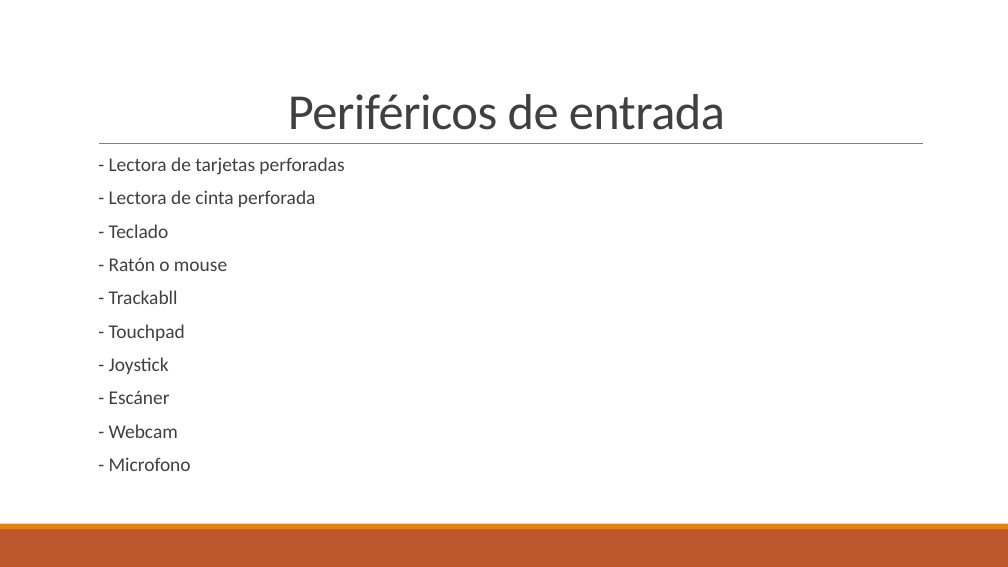
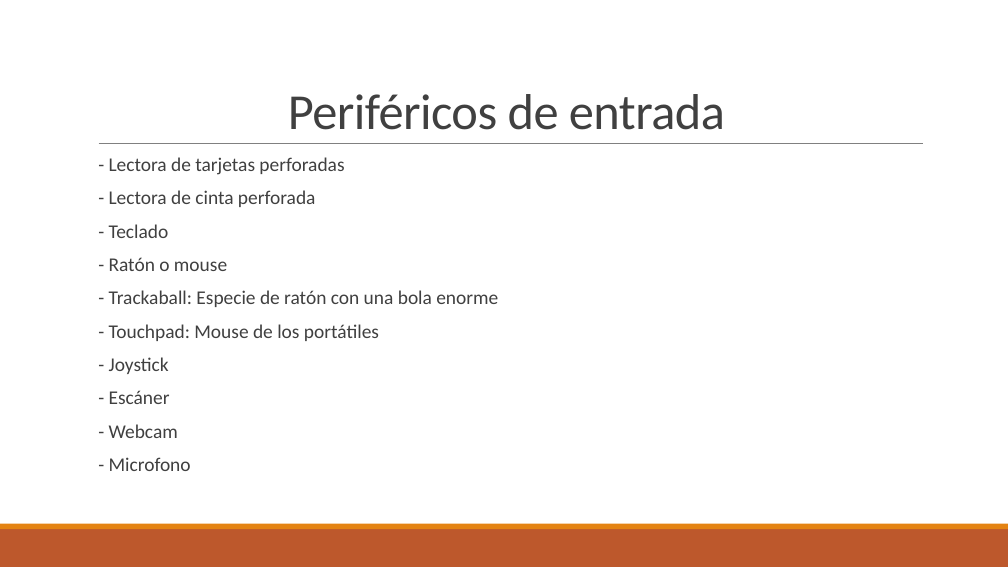
Before and after one commit to valeixosb/valeixosb.github.io, a slide deck: slide 17 of assets/curso/20_Tema.pptx. Drawn at 1008x567 pixels with LibreOffice and Linux fonts; fonts in the diff are those of the drawing. Boxes give left, top, right and bottom in pixels: in the first picture for what was removed or moved away, otherwise in the second. Text is boxed around its words. In the diff, an @@ line names an element or a change of style, - is before the commit and + after.

```diff
--- a/assets/curso/20_Tema.pptx
+++ b/assets/curso/20_Tema.pptx
@@ text at bbox=[109, 290, 498, 341]: text changed @@
-  - Trackabll
-  - Touchpad
+  - Trackaball: Especie de ratón con una bola enorme
+  - Touchpad: Mouse de los portátiles
```
Also in this commit, not shown: 5 other slides changed.
